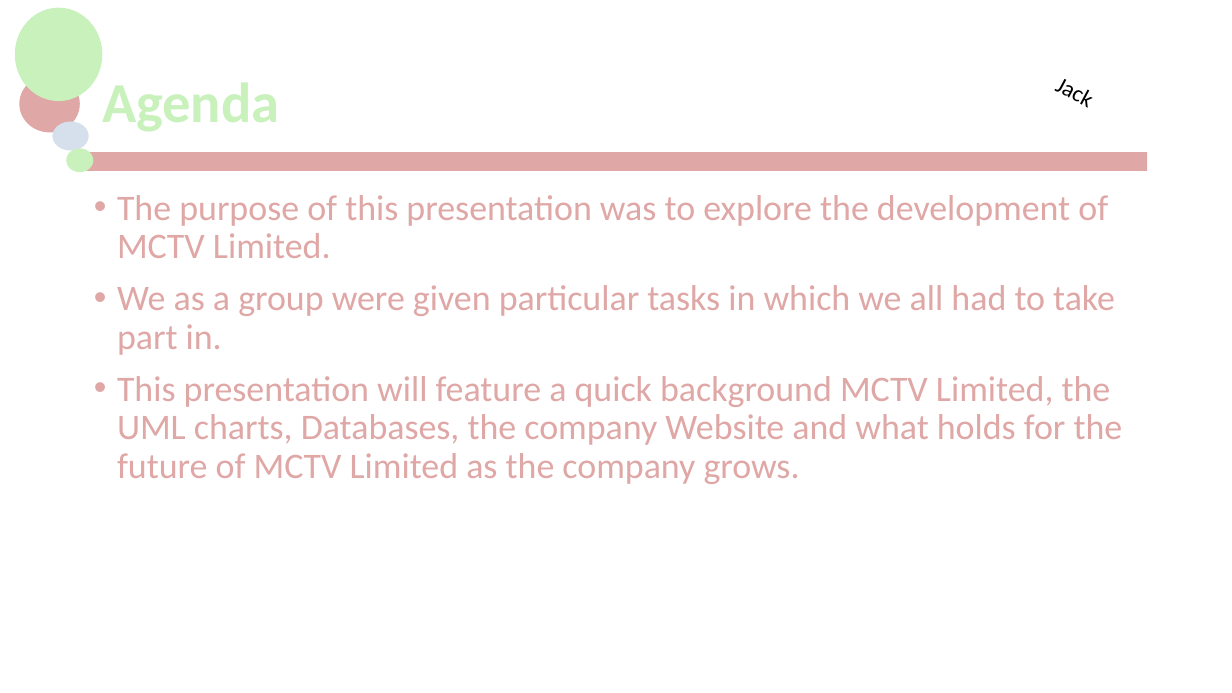
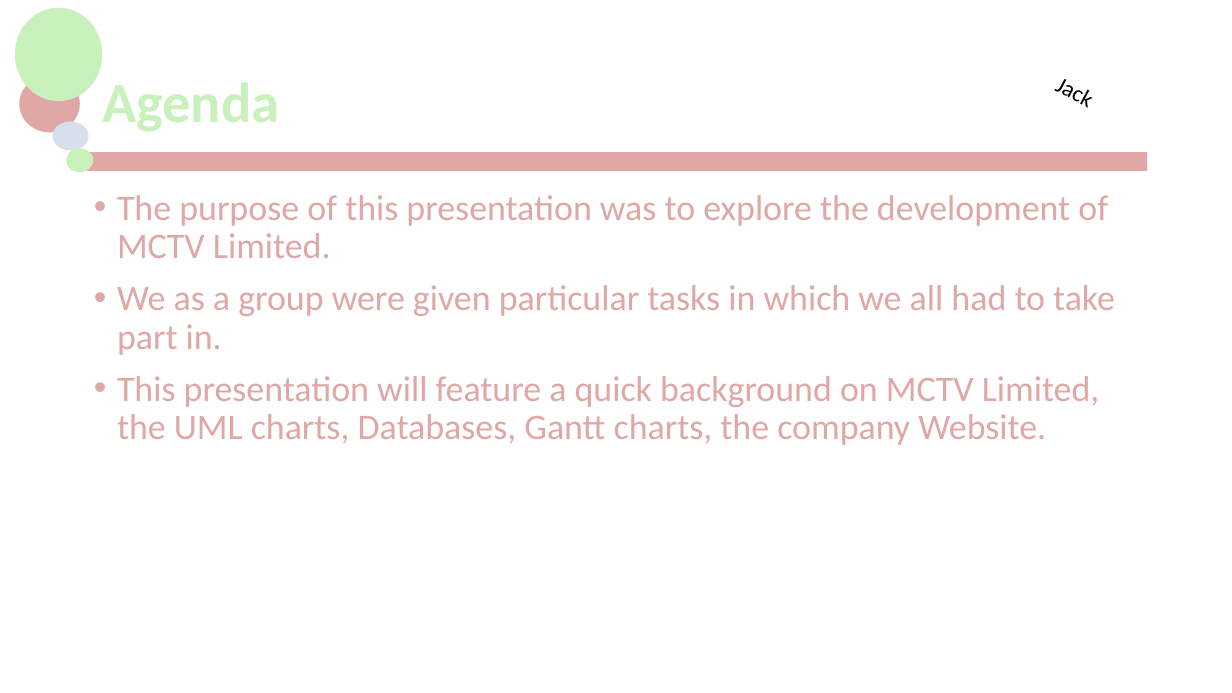
Before and after one commit to jackG97/Project, a slide deck: slide 2 of MCTV Limited.pptx. Drawn at 1232x693 pixels with LibreOffice and Linux fonts; fonts in the diff are those of the drawing; background and template pictures are left out. Boxes give left, top, right and bottom in pixels: in the first picture for what was removed or moved away, otherwise in the second. Text is boxed around its words. In the diff, an @@ line names an element or a change of style, - is before the commit and + after.

```diff
--- a/MCTV Limited.pptx
+++ b/MCTV Limited.pptx
@@ text at [117, 376, 1100, 445]: text changed @@
-• This presentation will feature a quick background MCTV Limited, the UML charts, Databases, the company Website and what holds for the future of MCTV Limited as the company grows.
+• This presentation will feature a quick background on MCTV Limited, the UML charts, Databases, Gantt charts, the company Website.
```
Also in this commit, not shown: 16 other slides changed, 1 slide added.
